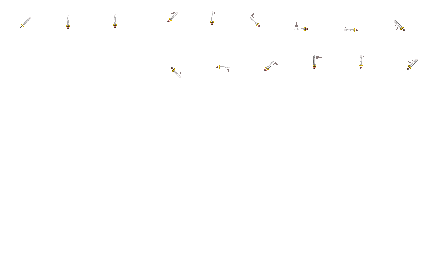
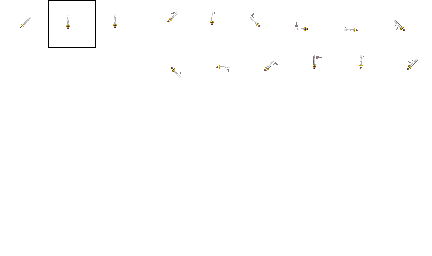
Layered file, before and after one edit (432x256). Changes by layer:
painted on "swing4" over left=48, top=0, right=96, bottom=48
